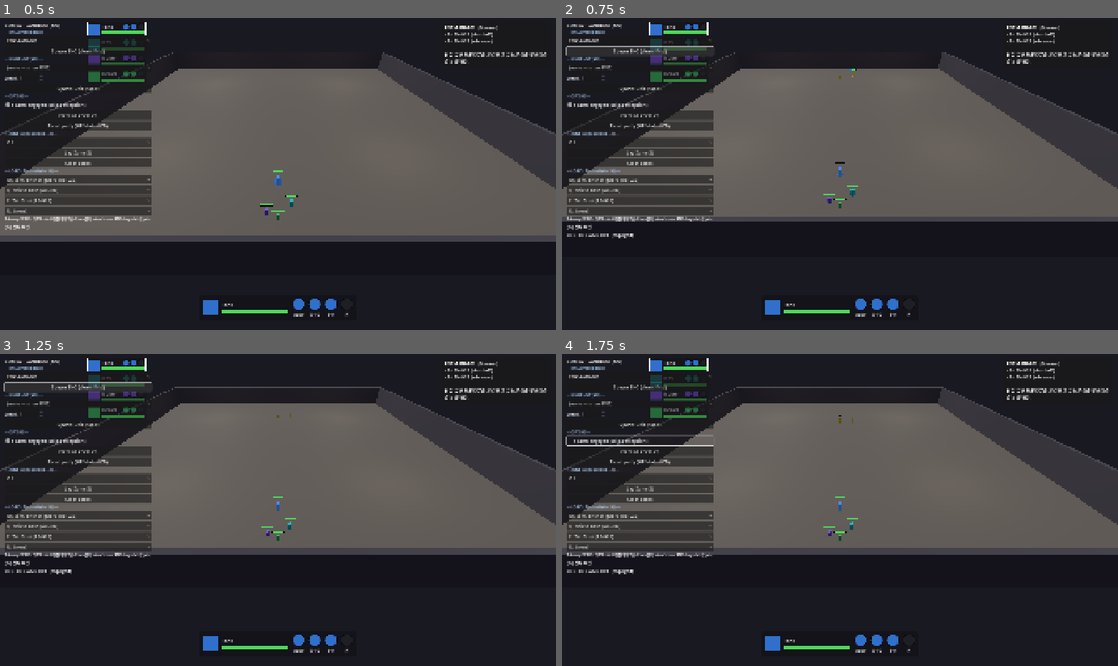
Above: before the commit, frames 1-4 (two rows, left to right).
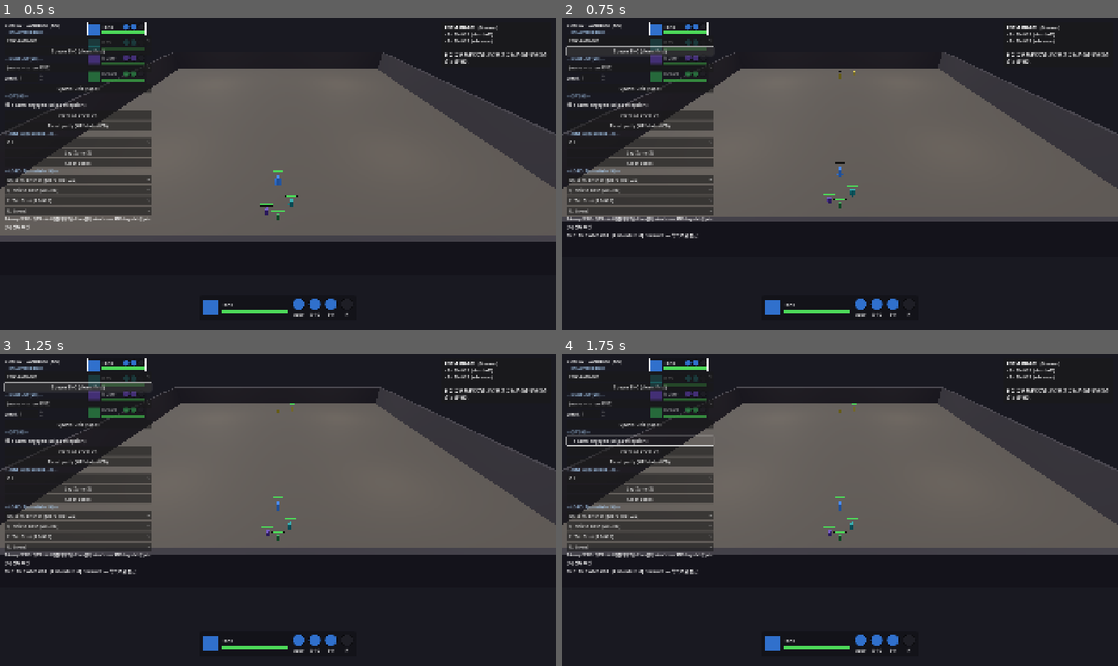
Above: after the commit, the same moments.

Repository: haepari1019/project_tdc_game
Game: Godot game, scene res://scenes/dev/combat_sandbox.tscn
The game is run twice, just before and just after one commit, with the same random seed, the same clock (stepped at 60 frames per second) and the same inputs. This scene is started directly instead of the project's main scene.
Inputs:
- Up to frame 1 (0.5 s): no input
- Up to frame 2 (0.75 s): click "Spawn ENC (clears first)" at 0.5 s
- Up to frame 3 (1.25 s): no input
- Up to frame 4 (1.75 s): click "spawn engaged (skip perceptio…" at 1.25 s

Frame 1 is identical in both runs. In frame 2, 0.2% of the frame differs, in the area x 0-53%, y 16-71%; in frame 3, 0.2%; in frame 4, 0.2%, in the area x 0-53%, y 15-71%.

Commit message:
fix: 샌드박스에서 PAT/AMB는 강제 dormant 스폰 (placement 거동 관찰용)
원인: "spawn engaged (skip perception)" 체크박스 기본값 ON → engaged는 _tick_dormant를
통째로 스킵 → 순찰/잠복이 아니라 즉시 추격. Patrol/AmbushHold 인카운터는 dormant에서만
거동이 의미 있으므로 체크박스 무시하고 강제 dormant + 상태표시 "[Patrol] 북쪽으로 접근".

(샌드박스 지오메트리: 파티 z-17 / 적 z+13 = 30m, SIGHT 12m·ambush reveal 8m보다 멀어
스폰 시 미지각 → 다가가면 트리거. 정상.)

Co-Authored-By: Claude Opus 4.8 <noreply@anthropic.com>

Diff:
--- a/scripts/dev/combat_sandbox.gd
+++ b/scripts/dev/combat_sandbox.gd
@@ -337,8 +337,16 @@
 	if _enc_dropdown.selected < 0:
 		return
 	var eid := _enc_dropdown.get_item_text(_enc_dropdown.selected)
-	_combat.debug_spawn_only(eid, "SANDBOX", _engaged_chk.button_pressed)
-	_status.text = "ENC: %s%s" % [eid, "  (engaged)" if _engaged_chk.button_pressed else "  (dormant)"]
+	# Patrol/AmbushHold only read while DORMANT — engaged "skip perception" would bypass the whole
+	# placement behavior. Force dormant for those so the patrol loop / ambush spring is observable.
+	var placement := String(Slice01Data.get_encounter(eid).get("placement_behavior", "Fixed"))
+	var is_placement := placement == "Patrol" or placement == "AmbushHold"
+	var engaged: bool = _engaged_chk.button_pressed and not is_placement
+	_combat.debug_spawn_only(eid, "SANDBOX", engaged)
+	var hint := "  (engaged)" if engaged else "  (dormant — 북쪽으로 걸어가 트리거)"
+	if is_placement:
+		hint = "  [%s] dormant — 북쪽으로 접근" % placement
+	_status.text = "ENC: %s%s" % [eid, hint]
 
 
 func _on_spawn_unit() -> void:
